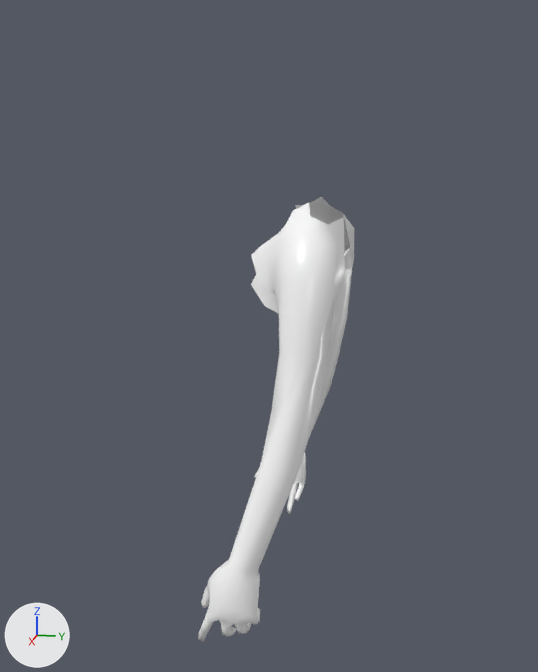
What one commit did to the FBX model Assets/Models/rig.fbx.
Camera for both pictures: a 50 mm camera at (11.51, 1.95, 13.42) aimed at (0.05, -0.34, 10.56). The lights are fixed; the arrows at lower left show +X, +Y and +Z. Mesh edges are drawn as thin lines on the coarser meshes.

In view in the first picture: 'Rig:Female1605'.
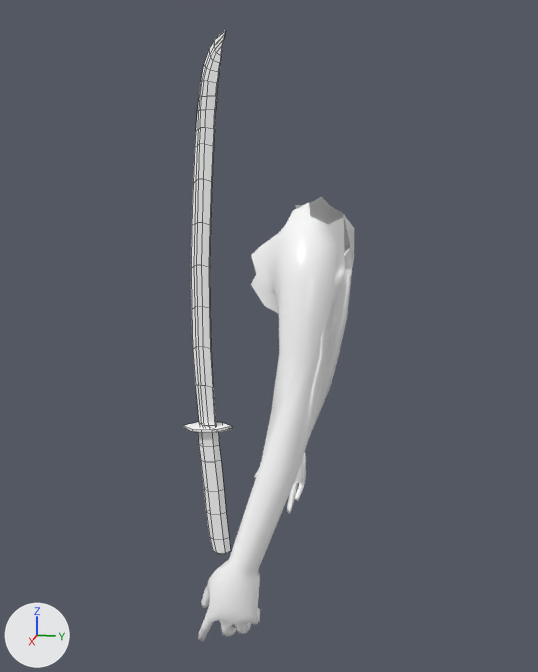
The change, as JSON lines over the scene's bpy script:
```json
{"op": "add", "block": "mat_material_001", "code": ["mat_material_001 = principled_material('Material.001')", "mat_material_001.base_color = (1.0, 1.0, 1.0)  # white #ffffff", "mat_material_001.roughness = 0.693"]}
{"op": "add", "block": "mat_material_002", "code": ["mat_material_002 = principled_material('Material.002')", "mat_material_002.base_color = (1.0, 1.0, 1.0)  # white #ffffff", "mat_material_002.roughness = 0.693"]}
{"op": "add", "block": "mat_material_005", "code": ["mat_material_005 = principled_material('Material.005')", "mat_material_005.base_color = (1.0, 1.0, 1.0)  # white #ffffff", "mat_material_005.roughness = 0.693"]}
{"op": "add", "block": "me_circle_004", "code": ["me_circle_004 = bpy.data.meshes.new('Circle.004')", "me_circle_004.from_pydata(...)  # 232 vertices, 224 faces; spans x -0.2..0.2, y -0.45..0.51, z -2.42..7.43", "# faces by material slot: [44, 114, 66]", "me_circle_004.materials.append(mat_material_001)  # white #ffffff", "me_circle_004.materials.append(mat_material_002)  # white #ffffff", "me_circle_004.materials.append(mat_material_005)  # white #ffffff"]}
{"op": "add", "block": "ob_circle_004", "code": ["ob_circle_004 = bpy.data.objects.new('Circle.004', me_circle_004)", "ob_circle_004.location = (-1.62, -1.92, 8.01)"]}
```

Boxes [x1, y1, x2, y2] around the edits, measured in the pictures (538 x 672 px):
```json
{"object": "Circle.004", "change": "added", "after": [184, 31, 232, 554], "faces in mat_material_002 (white #ffffff)": [184, 39, 232, 432], "faces in mat_material_001 (white #ffffff)": [198, 432, 231, 554], "faces in mat_material_005 (white #ffffff)": [191, 31, 225, 427]}
```
